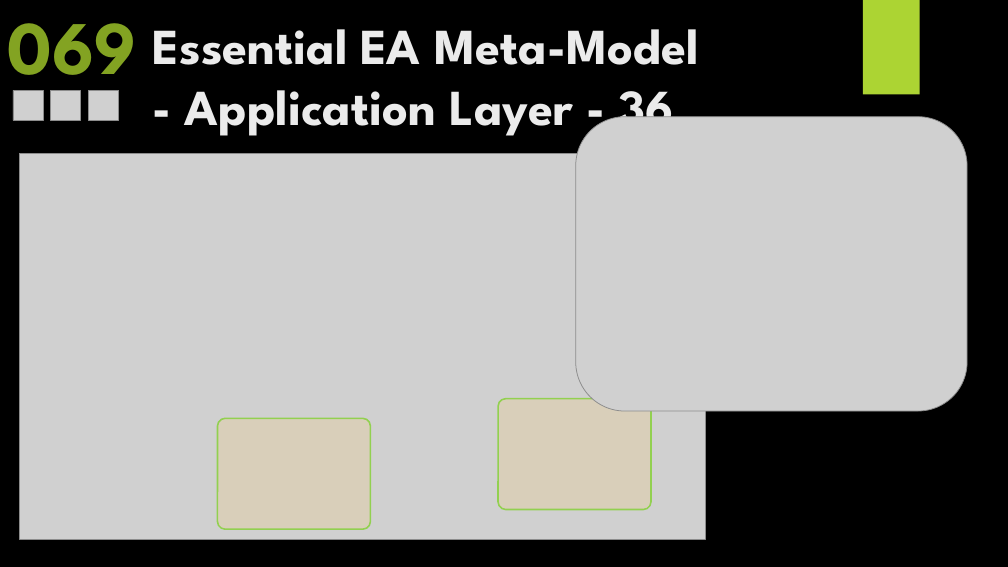
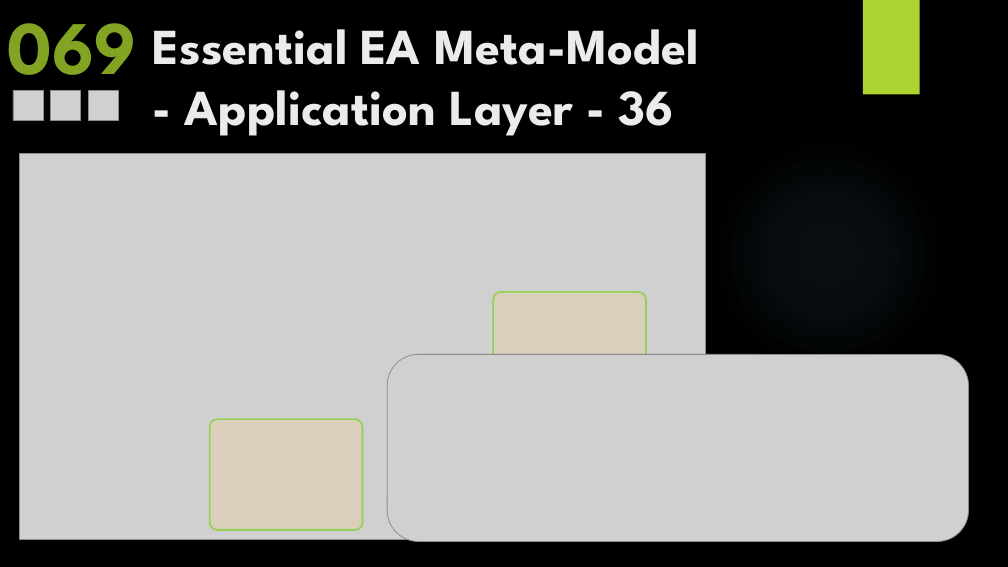
Before and after one commit to yasenstar/EA_MetaModel, a slide deck: slide 127 of Master_EAS_Meta-Model.pptx. Drawn at 1008x567 pixels with LibreOffice and Linux fonts; fonts in the diff are those of the drawing; grey boxes stand for pictures; background and template pictures are left out. Boxes give left, top, right and bottom in pixels: in the first picture for what was removed or moved away, otherwise in the second. Text is boxed around its words. In the diff, an @@ line names an element or a change of style, - is before the commit and + after.

```diff
--- a/Master_EAS_Meta-Model.pptx
+++ b/Master_EAS_Meta-Model.pptx
@@ picture removed at [576, 116, 968, 411] @@
@@ ellipse added at [712, 138, 944, 371], fill gradient #7AC4F0 @@
@@ rounded rectangle: place and size @@
-rounded rectangle at [498, 399, 651, 510]
+rounded rectangle at [493, 292, 646, 403]
@@ picture added at [387, 355, 969, 541] @@
@@ rounded rectangle: place and size @@
-rounded rectangle at [218, 418, 371, 529]
+rounded rectangle at [209, 419, 362, 530]
```
Also in this commit, not shown: 4 other slides changed, 2 slides added, 35 other files.
